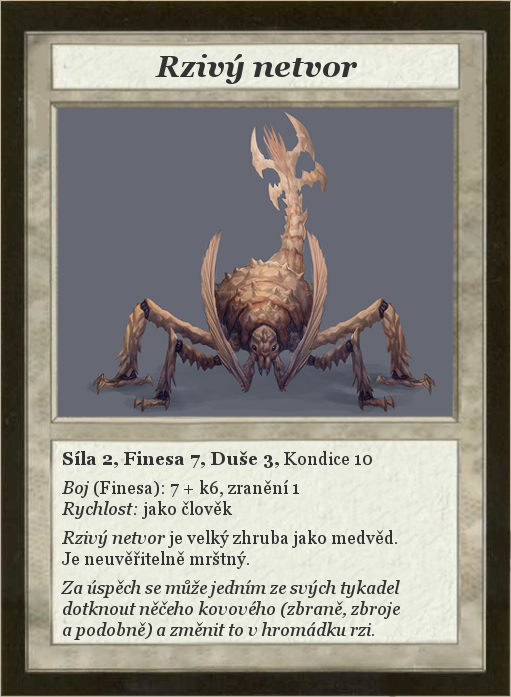
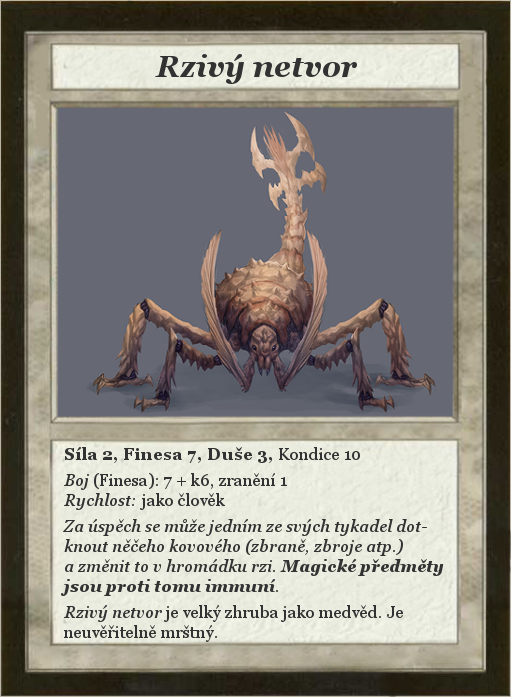
Layered file, before and after one edit (511×697). Changes by layer:
painted on "Síla 2, Finesa 7, Duše 3, Kond..." over [61, 447, 444, 642]
